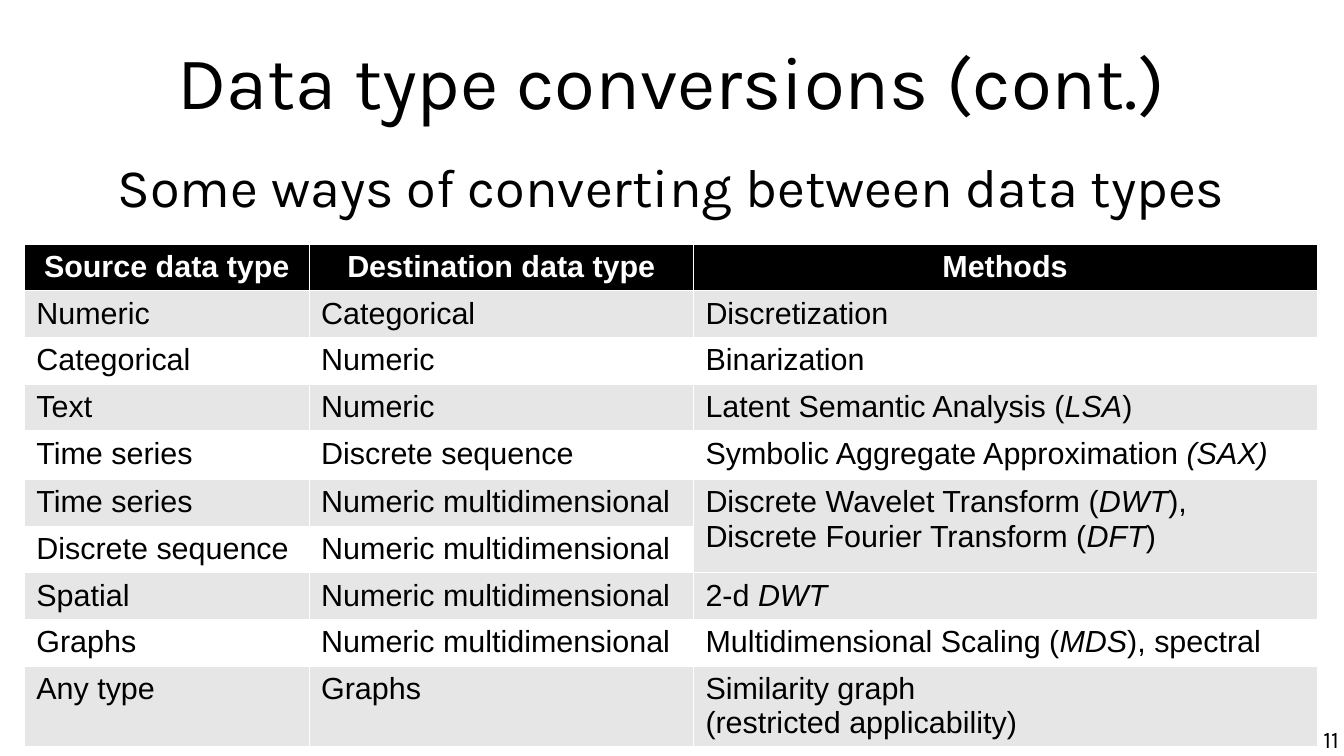
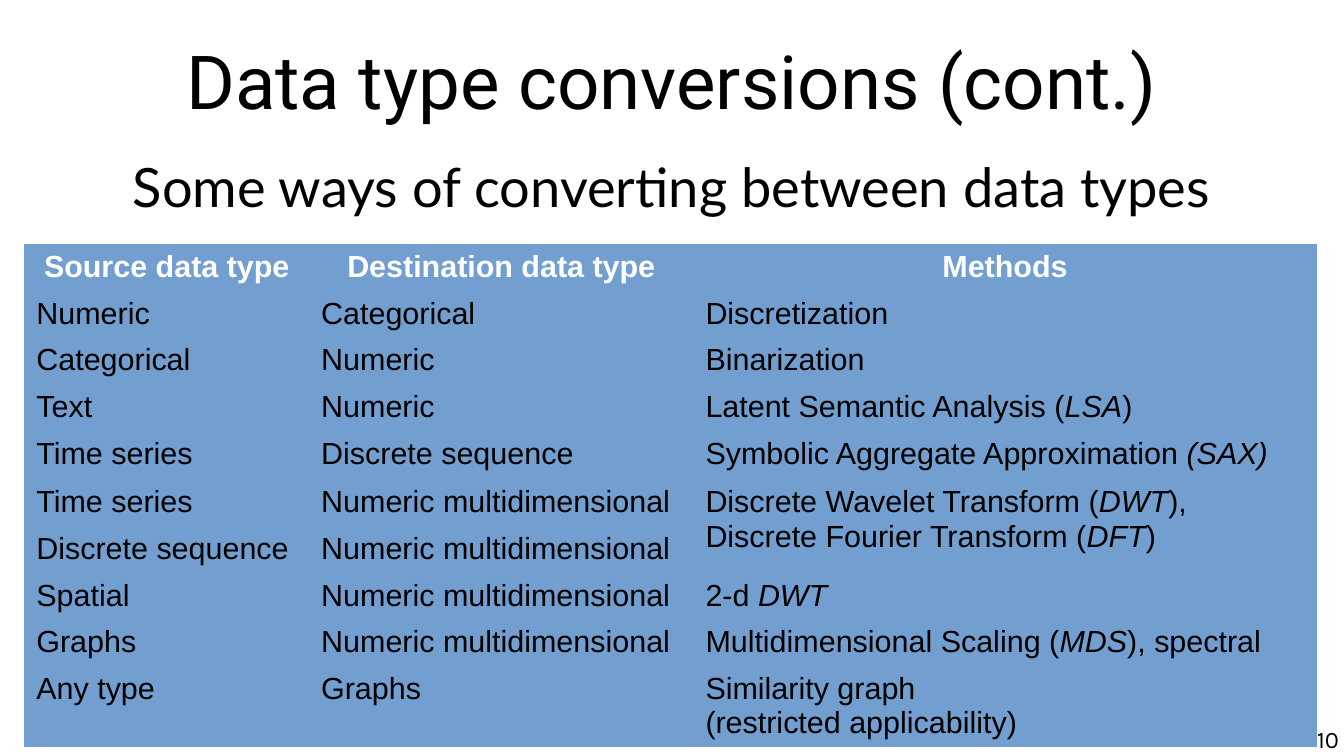
Before and after one commit to marco-calautti/data-mining-course, a slide deck: slide 10 of theory/odp/tt03_data_types.odp (slide 11 before the commit). Drawn at 1344x756 pixels with LibreOffice and Linux fonts; fonts in the diff are those of the drawing. Boxes give left, top, right and bottom in pixels: in the first picture for what was removed or moved away, otherwise in the second. Text is boxed around its words. In the diff, an @@ line names an element or a change of style, - is before the commit and + after.

```diff
--- a/theory/odp/tt03_data_types.odp
+++ b/theory/odp/tt03_data_types.odp
@@ title "Data type conversions (cont.)" at [186,49,1156,126]: font Karla to Roboto @@
@@ text "Some ways of converting between ..." at [133,167,1210,217]: font Karla to Lato @@
@@ table at [24,244,1317,746] @@
@@ fill #000000 to #729FCF in row 1 @@
@@ fill #E6E6E6 to #729FCF in 15 cells @@
@@ fill #FFFFFF to #729FCF in 11 cells @@
@@ borders changed @@
@@ page number at [1317,733,1339,749]: text changed @@
-11
+10
```
Also in this commit, not shown: 25 other slides changed, 1 slide added, 2 slides removed, 5 other files.
